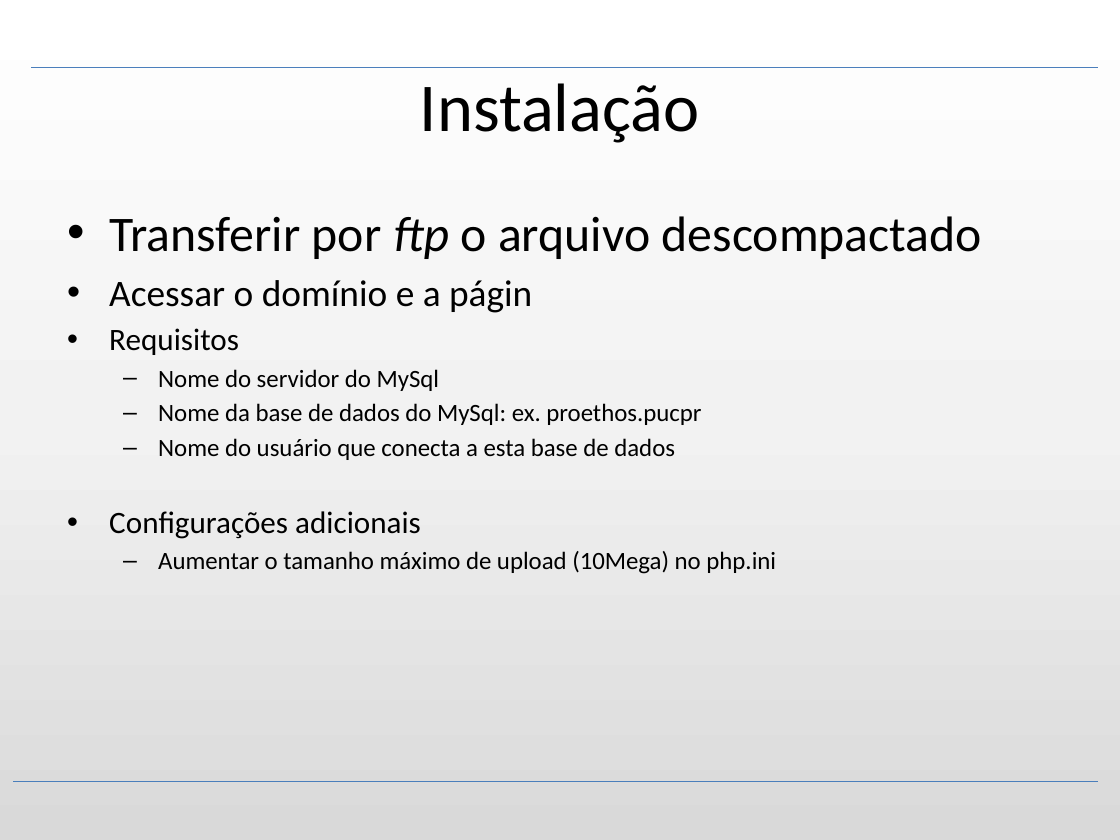
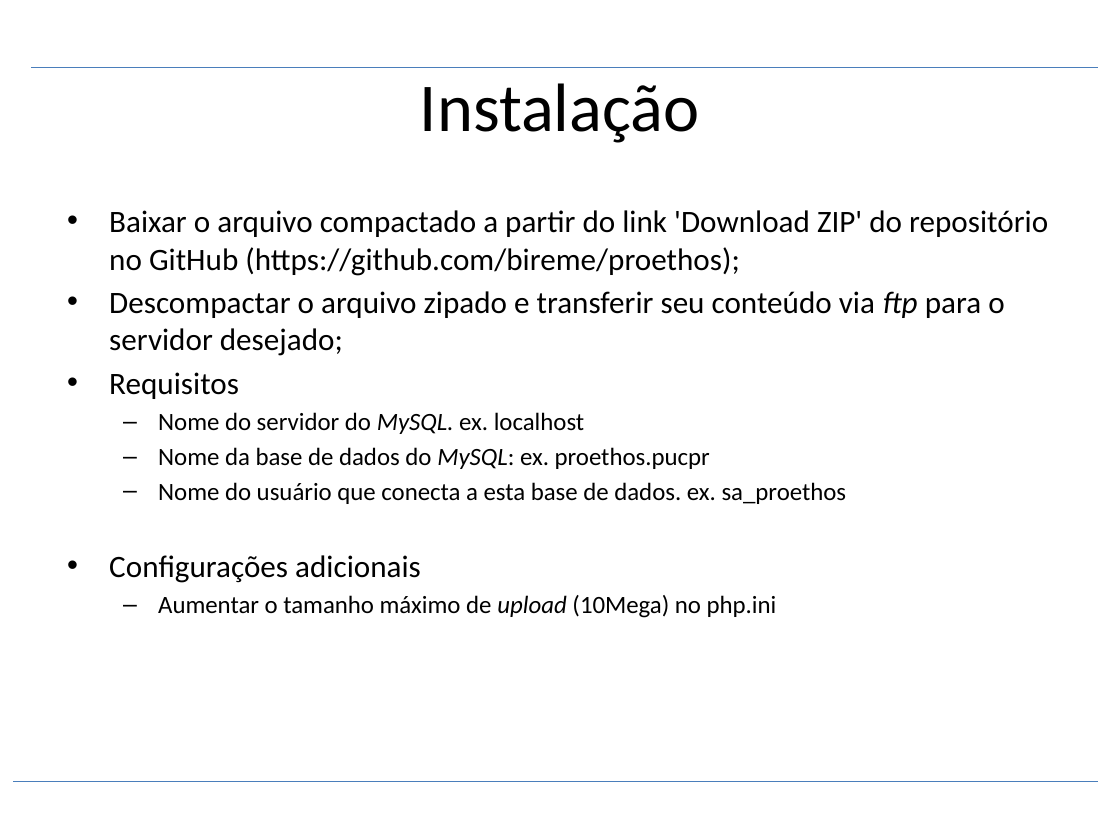
Before and after one commit to bireme/proethos, a slide deck: slide 4 of _documents/presentation/ProEthos - pt_BR - v0.14.52.pptx. Drawn at 1120x840 pixels with LibreOffice and Linux fonts; fonts in the diff are those of the drawing; background and template pictures are left out. Boxes give left, top, right and bottom in pixels: in the first picture for what was removed or moved away, otherwise in the second. Text is boxed around its words. In the diff, an @@ line names an element or a change of style, - is before the commit and + after.

```diff
--- a/_documents/presentation/ProEthos - pt_BR - v0.14.52.pptx
+++ b/_documents/presentation/ProEthos - pt_BR - v0.14.52.pptx
@@ background gradient #FFFFFF to #F2F2F2 to #D9D9D9 to #FFFFFF @@
@@ text at (x1=109, y1=210, x2=1048, y2=356): text changed; size 32 to 20 pt @@
-• Transferir por ftp o arquivo descompactado
-• Acessar o domínio e a págin
+• Baixar o arquivo compactado a partir do link 'Download ZIP' do repositório no GitHub (https://github.com/bireme/proethos);
+• Descompactar o arquivo zipado e transferir seu conteúdo via ftp para o servidor desejado;
@@ text at (x1=158, y1=412, x2=847, y2=504): text changed @@
-  – Nome do servidor do MySql
-  – Nome da base de dados do MySql: ex. proethos.pucpr
-  – Nome do usuário que conecta a esta base de dados
+  – Nome do servidor do MySQL. ex. localhost
+  – Nome da base de dados do MySQL: ex. proethos.pucpr
+  – Nome do usuário que conecta a esta base de dados. ex. sa_proethos
@@ text at (x1=158, y1=595, x2=777, y2=618): italic on in "upload" @@
```
Also in this commit, not shown: 33 other slides changed, 3 other files.
